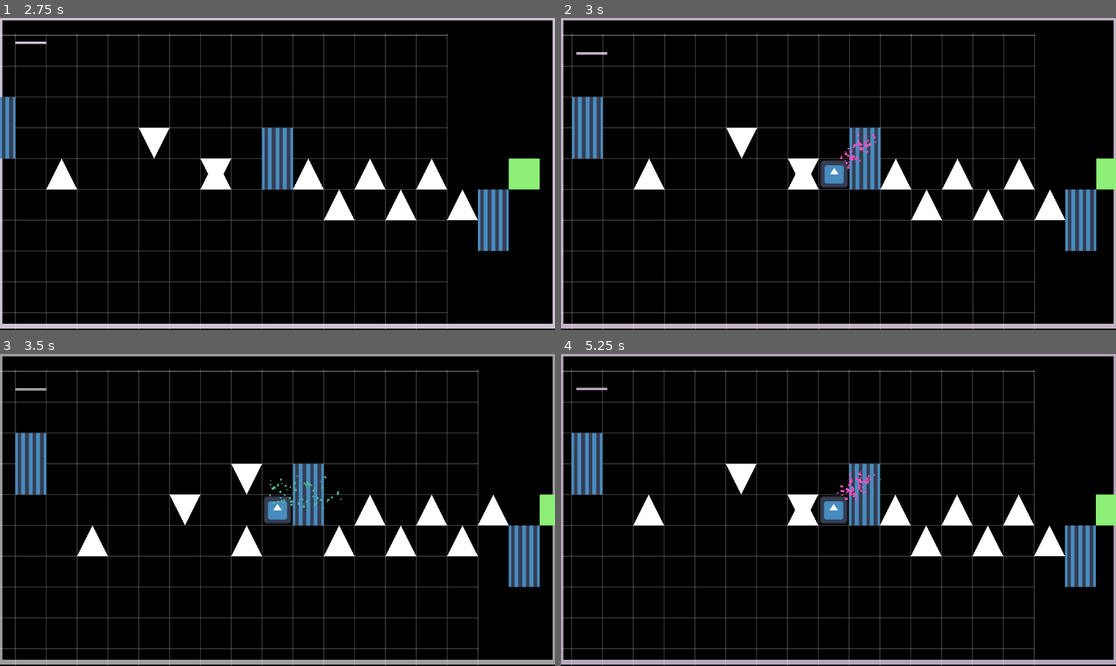
Above: before the commit, frames 1-4 (two rows, left to right).
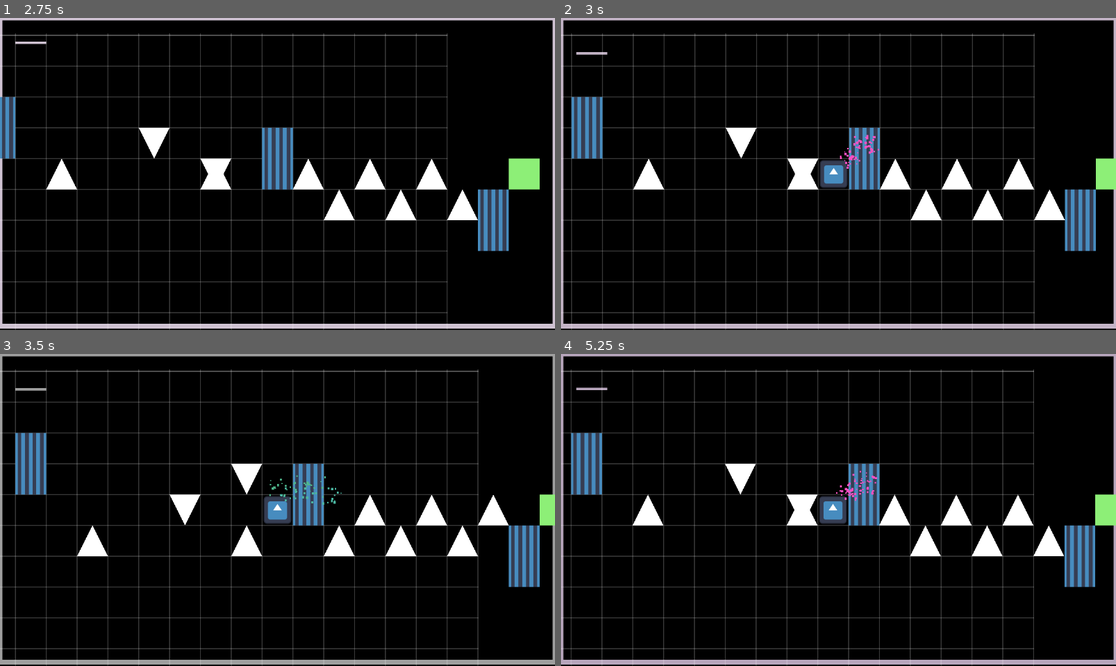
Above: after the commit, the same moments.

Repository: pradoh97/square-jam
Game: Godot game, scene res://levels/test_level/test_level.tscn
The game is run twice, just before and just after one commit, with the same random seed, the same clock (stepped at 60 frames per second) and the same inputs. The engine's default icon, where the game draws it, is replaced by a stand-in: a white triangle on a blue panel in a dark square.
Inputs:
- Up to frame 1 (2.75 s): tap D (move) at 0.6, 1.35, 2.1 s
- Up to frame 2 (3 s): tap D (move) at 2.85 s
- Up to frame 3 (3.5 s): no input
- Up to frame 4 (5.25 s): tap D (move) at 3.6, 4.35, 5.1 s

Frame 1 is identical in both runs. In frame 2, 4.2% of the frame differs, in the area x 1-97%, y 4-100%; in frame 3, 0.1%; in frame 4, 4.4%.

Commit message:
Increase forgiveness

Diff:
--- a/hazards/wall.tscn
+++ b/hazards/wall.tscn
@@ -18,6 +18,7 @@
 [node name="Wall" type="Area2D"]
 script = ExtResource("1_qium8")
 movement_step = 128
+forgiveness = 0.125
 required_beats = 2.0
 
 [node name="Polygon2D" type="Polygon2D" parent="."]
